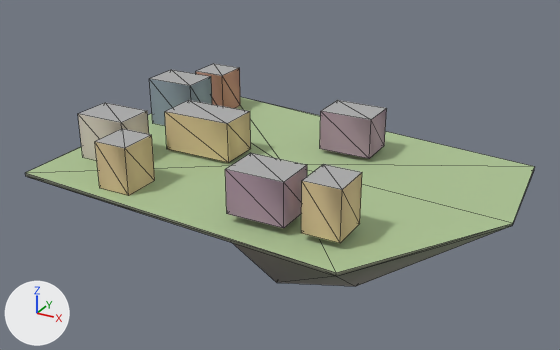
An edit to the glTF model godot_project/remake/sky/islands/SKY-090.lod2.glb, drawn before and after from the same camera.
The view is the same before and after, from a camera (50 mm lens) standing at (168.0, -307.0, 148.0) and looking at (-1.0, -1.0, -5.0). Every picture has the same lights, and +X, +Y and +Z are marked at lower left. The picture after the commit comes second. Mesh edges are drawn as thin lines. Vertices at exactly the same position are counted once.

Before the edit, the objects in view are built like this:
```python
me_buildings = bpy.data.meshes.new('buildings')
me_buildings.from_pydata(...)  # 64 vertices, 80 faces; spans x -92.0..61.0, y -65.0..68.0, z 0.0..26.0
me_buildings.materials.append(mat_sky_lod_bldg)
me_deck = bpy.data.meshes.new('deck')
me_deck.from_pydata(...)  # 7 vertices, 6 faces; spans x -103.0..114.0, y -80.0..83.0, z 0.0
me_deck.materials.append(mat_sky_deck)
me_rock = bpy.data.meshes.new('rock')
me_rock.from_pydata(...)  # 25 vertices, 42 faces; spans x -103.0..114.0, y -80.0..83.0, z -43.0..0.0
me_rock.materials.append(mat_sky_rock)
ob_buildings = bpy.data.objects.new('buildings', me_buildings)
ob_buildings.location = (0.0, 0.0, 0.0)
ob_deck = bpy.data.objects.new('deck', me_deck)
ob_deck.location = (0.0, 0.0, 0.0)
ob_rock = bpy.data.objects.new('rock', me_rock)
ob_rock.location = (0.0, 0.0, 0.0)
```
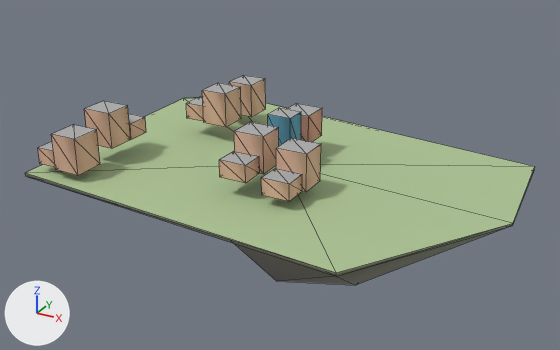
Diff of the bpy script that builds the scene:
```diff
--- a/godot_project/remake/sky/islands/SKY-090.lod2.glb.py
+++ b/godot_project/remake/sky/islands/SKY-090.lod2.glb.py
@@ me_buildings @@
 # used by ob_buildings; location = (0.0, 0.0, 0.0)
-me_buildings.from_pydata(...)  # 64 vertices, 80 faces; spans x -92.0..61.0, y -65.0..68.0, z 0.0..26.0
+me_buildings.from_pydata(...)  # 112 vertices, 140 faces; spans x -97.0..30.0, y -65.0..52.0, z 4.0..28.0
+# me_buildings part 1: the loose piece of 8 vertices spanning x -60.0..-23.0, y -13.0..8.0, z 1.0..21.0 is scaled about its middle by (0.324, 0.524, 1.04), then moved by (44.0, 1.0, 6.0)
+# me_buildings part 2: the loose piece of 8 vertices spanning x -92.0..-65.0, y 18.0..38.0, z 0.0..26.0 is scaled about its middle by (0.519, 0.75, 0.681), then moved by (33.0, -10.0, 6.0)
+# me_buildings part 3: the loose piece of 8 vertices spanning x -83.0..-65.0, y 49.0..68.0, z 0.0..23.0 is scaled about its middle by (0.667, 0.711, 0.354), then moved by (16.0, -39.0, 2.0)
+# me_buildings part 4: the loose piece of 8 vertices spanning x -92.0..-65.0, y -39.0..-19.0, z 0.0..23.0 is scaled about its middle by (0.519, 0.75, 0.769), then moved by (0.0, -28.0, 2.0)
+# me_buildings part 5: the loose piece of 8 vertices spanning x -60.0..-43.0, y -64.0..-45.0, z 0.0..23.0 is scaled about its middle by (0.706, 0.711, 0.36), then moved by (-40.0, -1.0, -3.0)
+# me_buildings part 6: the loose piece of 8 vertices spanning x 9.0..36.0, y 23.0..43.0, z 2.0..22.0 is scaled about its middle by (0.519, 0.75, 0.883), then moved by (-68.0, 11.0, 4.0)
+# me_buildings part 7: the loose piece of 8 vertices spanning x 9.0..36.0, y -65.0..-45.0, z 4.0..24.0 is scaled about its middle by (0.444, 0.675, 0.407), then moved by (-81.0, 100.0, -3.0)
+# me_buildings part 8: the loose piece of 8 vertices spanning x 44.0..61.0, y -64.0..-45.0, z 3.0..26.0 is scaled about its middle by (0.882, 0.737, 0.782), then moved by (-52.0, 30.0, 3.0)
+# me_buildings part 9: the loose piece of 8 vertices spanning x 9.0..36.0, y -65.0..-45.0, z 4.0..24.0 is copied, and the copy is scaled about its middle by (0.5, 0.6, 0.407), then moved by (-23.0, 17.0, -1.0); it spans x -7.0..6.0, y -44.0..-32.0, z 9.0..17.0
+# me_buildings part 10: the loose piece of 8 vertices spanning x 9.0..36.0, y -65.0..-45.0, z 4.0..24.0 is copied, and the copy is scaled about its middle by (0.556, 0.7, 0.883), then moved by (-1.0, 30.0, 0.0); it spans x 15.0..30.0, y -32.0..-18.0, z 5.0..23.0
+# me_buildings part 11: the loose piece of 8 vertices spanning x 9.0..36.0, y -65.0..-45.0, z 4.0..24.0 is copied, and the copy is scaled about its middle by (0.5, 0.6, 0.407), then moved by (-2.0, 17.0, -5.0); it spans x 14.0..28.0, y -44.0..-32.0, z 5.0..13.0
+# me_buildings part 12: the loose piece of 8 vertices spanning x -92.0..-65.0, y -39.0..-19.0, z 0.0..23.0 is copied, and the copy is scaled about its middle by (0.556, 0.7, 0.769), then moved by (1.0, -6.0, 7.0); it spans x -85.0..-70.0, y -42.0..-28.0, z 10.0..27.0
+# me_buildings part 13: the loose piece of 8 vertices spanning x -92.0..-65.0, y -39.0..-19.0, z 0.0..23.0 is copied, and the copy is scaled about its middle by (0.5, 0.6, 0.354), then moved by (2.0, 7.0, 2.0); it spans x -83.0..-70.0, y -28.0..-16.0, z 10.0..18.0
+# me_buildings part 14: the loose piece of 8 vertices spanning x 9.0..36.0, y 23.0..43.0, z 2.0..22.0 is copied, and the copy is scaled about its middle by (0.537, 0.75, 0.725), then moved by (-21.0, -15.0, 4.0); it spans x -6.0..9.0, y 11.0..26.0, z 9.0..23.0
 me_buildings.materials.append(mat_sky_lod_bldg)
```

Location of each change, [x1, y1, x2, y2] in pixels of the pictures (560 x 350 px; the box of a moved part takes in the faces that stretch with it):
'buildings', reshaped (8% narrower, 29% shorter)
    before: [78, 64, 387, 243]
    after: [38, 75, 322, 201]
part 1 of me_buildings, moved or reshaped
    before: [165, 100, 251, 163]
    after: [268, 108, 301, 146]
part 2 of me_buildings, moved or reshaped
    before: [149, 70, 212, 126]
    after: [202, 83, 241, 127]
part 3 of me_buildings, moved or reshaped
    before: [196, 64, 240, 108]
    after: [186, 96, 203, 121]
part 4 of me_buildings, moved or reshaped
    before: [78, 103, 149, 160]
    after: [51, 124, 100, 176]
part 5 of me_buildings, moved or reshaped
    before: [95, 129, 155, 196]
    after: [38, 141, 55, 167]
part 6 of me_buildings, moved or reshaped
    before: [320, 100, 387, 159]
    after: [229, 75, 266, 117]
part 7 of me_buildings, moved or reshaped (not visible afterwards)
    before: [225, 153, 307, 228]
part 8 of me_buildings, moved or reshaped
    before: [301, 164, 362, 243]
    after: [234, 122, 279, 174]
part 9 of me_buildings, added
    after: [219, 151, 260, 183]
part 10 of me_buildings, added (beige)
    after: [276, 138, 321, 192]
part 11 of me_buildings, added
    after: [261, 168, 302, 201]
part 12 of me_buildings, added (beige)
    after: [84, 101, 131, 149]
part 13 of me_buildings, added
    after: [129, 114, 146, 140]
part 14 of me_buildings, added
    after: [288, 103, 322, 142]
